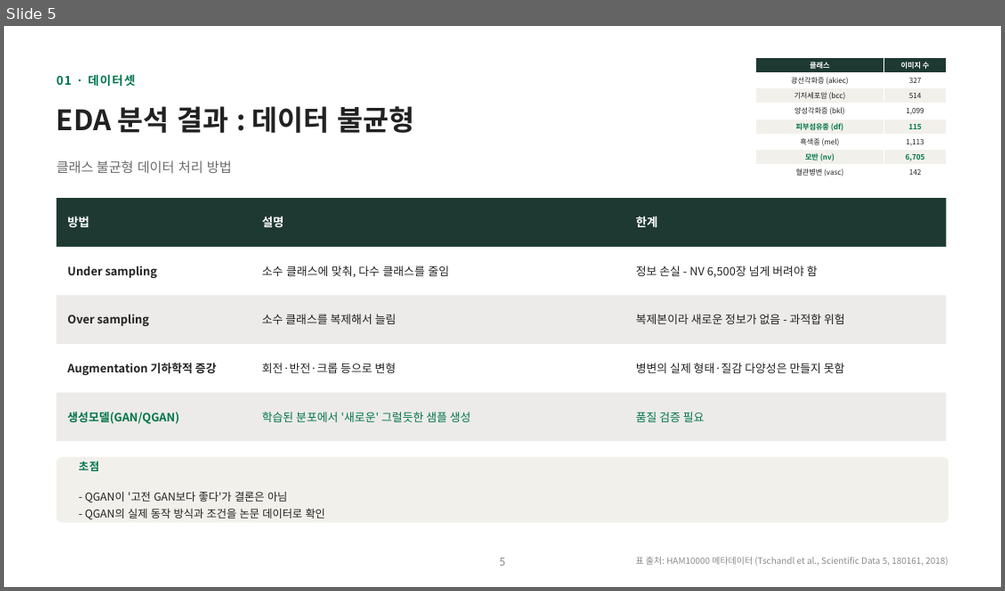
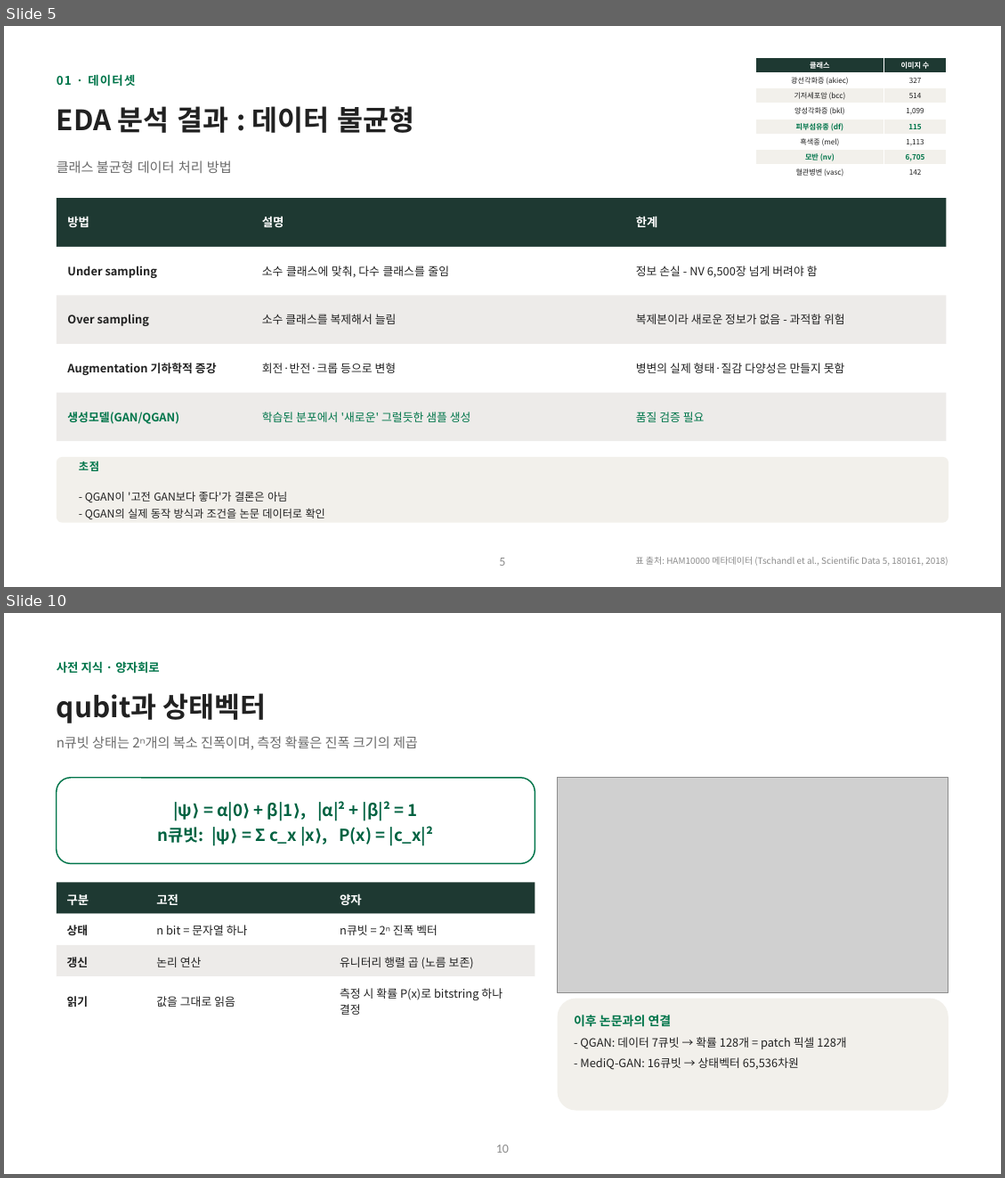
Before and after one commit to hyunhp/skin_disease_qml, a slide deck: practice/day1_slides/day1_theory_slides.pptx. Shown one above the other, each under a label of ours: slide 5 before the commit, slides 5 and 10 after it; the slides between them are not shown. The pictures are 1005x591 and 1005x1178 pixels, drawn with LibreOffice and Linux fonts; fonts in the diff are those of the drawing; grey boxes stand for pictures. Boxes give left, top, right and bottom in pixels: in the first picture for what was removed or moved away, otherwise in the second. Text is boxed around its words. In the diff, an @@ line names an element or a change of style, - is before the commit and + after.

```diff
--- a/practice/day1_slides/day1_theory_slides.pptx
+++ b/practice/day1_slides/day1_theory_slides.pptx
@@ slide 10 added at <box>4,613,1001,1174</box>, background #FFFFFF @@
@@ text added at <box>57,661,159,674</box>, 11.5 pt, text #00754A, bold @@
+사전 지식 · 양자회로
@@ text added at <box>57,693,266,723</box>, 27 pt, text #212121, bold @@
+qubit과 상태벡터
@@ text added at <box>57,736,418,750</box>, 13 pt, text #6B6B6B @@
+n큐빗 상태는 2ⁿ개의 복소 진폭이며, 측정 확률은 진폭 크기의 제곱
@@ rounded rectangle added at <box>57,778,535,863</box>, fill #FFFFFF, outline #00754A 1.25 pt @@
@@ picture added at <box>558,778,948,993</box> @@
@@ text added at <box>158,801,434,846</box>, 16 pt, text #006241, bold @@
+|ψ⟩ = α|0⟩ + β|1⟩, |α|² + |β|² = 1
+n큐빗: |ψ⟩ = Σ c_x |x⟩, P(x) = |c_x|²
@@ rectangle added at <box>57,882,535,914</box>, fill #1E3932 @@
@@ text added at <box>67,894,89,906</box>, 11.5 pt, text #FFFFFF, bold @@
+구분
@@ text added at <box>156,893,178,905</box>, 11.5 pt, text #FFFFFF, bold @@
+고전
@@ text added at <box>340,893,362,906</box>, 11.5 pt, text #FFFFFF, bold @@
+양자
@@ rectangle added at <box>57,914,535,945</box>, fill #FFFFFF @@
@@ text added at <box>67,925,89,935</box>, 11 pt, text #212121, bold @@
+상태
@@ text added at <box>156,925,248,935</box>, 11 pt, text #212121 @@
+n bit = 문자열 하나
@@ text added at <box>340,925,437,935</box>, 11 pt, text #212121 @@
+n큐빗 = 2ⁿ 진폭 벡터
@@ rectangle added at <box>57,945,535,976</box>, fill #EDEBE9 @@
@@ text added at <box>67,957,89,967</box>, 11 pt, text #212121, bold @@
+갱신
@@ text added at <box>156,957,202,967</box>, 11 pt, text #212121 @@
+논리 연산
@@ text added at <box>340,957,474,969</box>, 11 pt, text #212121 @@
+유니터리 행렬 곱 (노름 보존)
@@ rectangle added at <box>57,976,535,1024</box>, fill #FFFFFF @@
@@ text added at <box>67,996,89,1006</box>, 11 pt, text #212121, bold @@
+읽기
@@ text added at <box>156,996,235,1006</box>, 11 pt, text #212121 @@
+값을 그대로 읽음
@@ text added at <box>340,988,502,1014</box>, 11 pt, text #212121 @@
+측정 시 확률 P(x)로 bitstring 하나 결정
@@ rounded rectangle added at <box>558,998,948,1111</box>, fill #F2F0EB @@
@@ text added at <box>574,1014,846,1070</box>, 11 pt, text #212121 @@
+이후 논문과의 연결
+- QGAN: 데이터 7큐빗 → 확률 128개 = patch 픽셀 128개
+- MediQ-GAN: 16큐빗 → 상태벡터 65,536차원
@@ page number added at <box>496,1144,509,1152</box>, 12 pt, text #8C8C8C @@
+10
```
Also in this commit, not shown: 3 slides changed, 20 other slides added, 27 other files.
